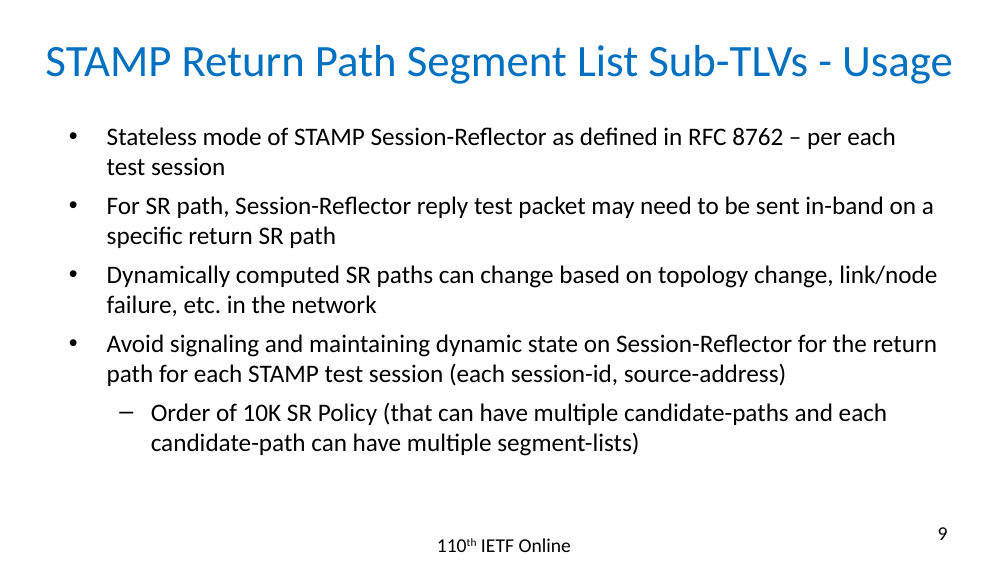
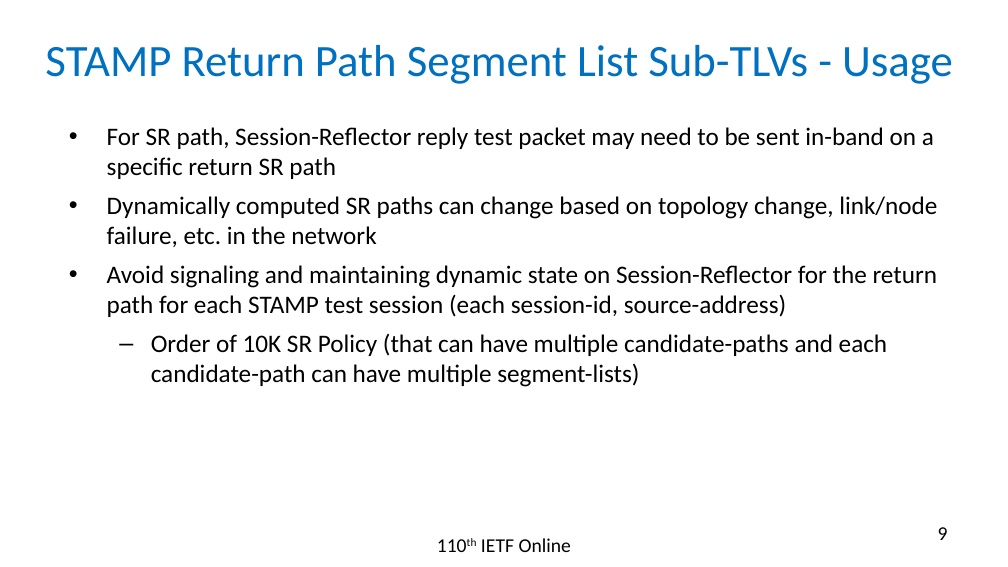
Before and after one commit to rakgandhi/ietf-slides, a slide deck: slide 9 of draft-gandhi-ippm-stamp-srpm-02.pptx. Drawn at 1008x567 pixels with LibreOffice and Linux fonts; fonts in the diff are those of the drawing. Boxes give left, top, right and bottom in pixels: in the first picture for what was removed or moved away, otherwise in the second. Text is boxed around its words. In the diff, an @@ line names an element or a change of style, - is before the commit and + after.

```diff
--- a/draft-gandhi-ippm-stamp-srpm-02.pptx
+++ b/draft-gandhi-ippm-stamp-srpm-02.pptx
@@ text at box(107, 127, 895, 176): paragraph removed @@
-• Stateless mode of STAMP Session-Reflector as defined in RFC 8762 – per each test session
```
Also in this commit, not shown: 3 other slides changed, 3 other files.
